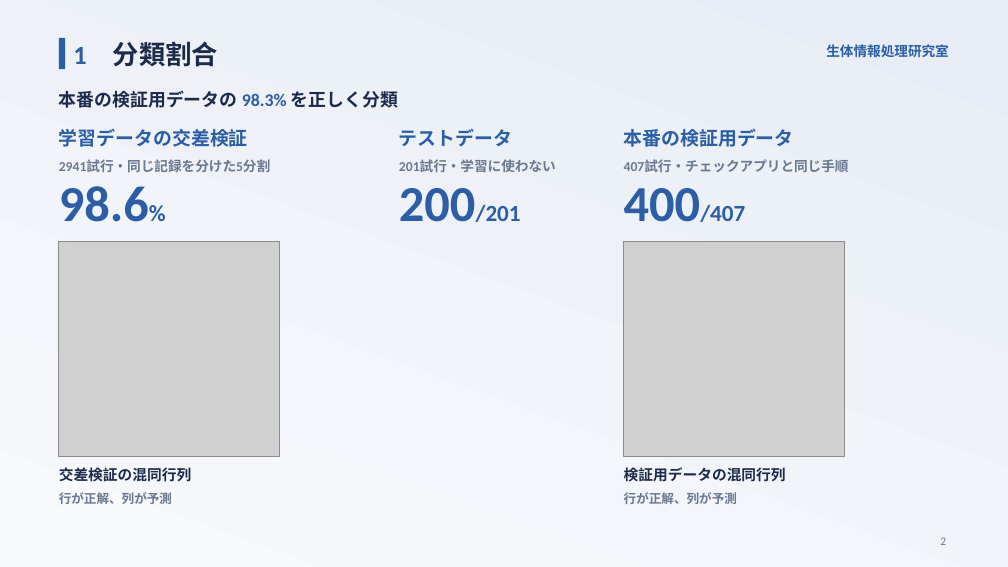
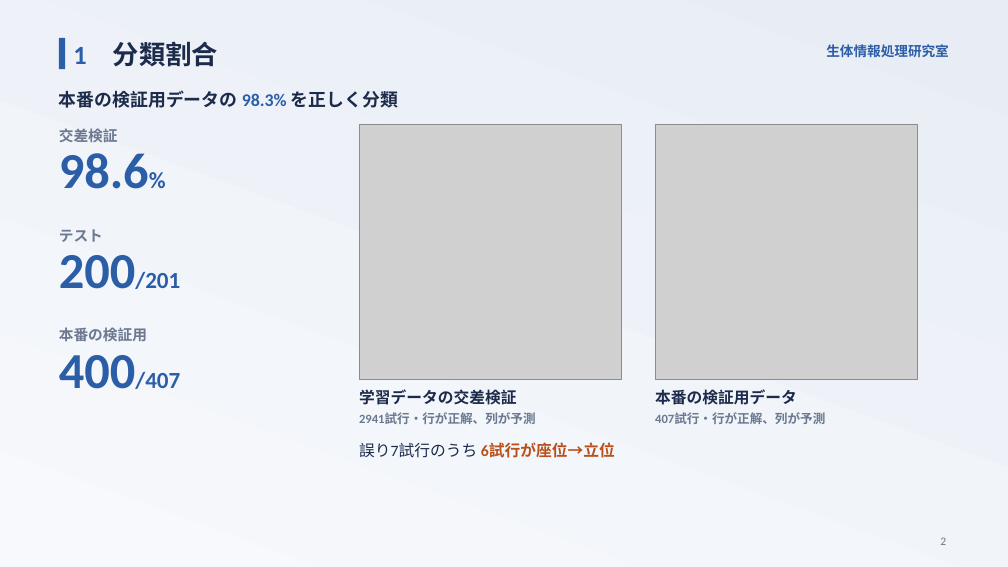
Before and after one commit to takuto-nohara/DataScienceContest, a slide deck: slide 2 of presentation/final_seitailab.pptx. Drawn at 1008x567 pixels with LibreOffice and Linux fonts; fonts in the diff are those of the drawing; grey boxes stand for pictures. Boxes give left, top, right and bottom in pixels: in the first picture for what was removed or moved away, otherwise in the second. Text is boxed around its words. In the diff, an @@ line names an element or a change of style, - is before the commit and + after.

```diff
--- a/presentation/final_seitailab.pptx
+++ b/presentation/final_seitailab.pptx
@@ text at (59,128,118,142): text changed; size 18 to 14 pt; text colour #2B5EA7 to #6A7890 @@
-学習データの交差検証
+交差検証
@@ text "98.6%": place and size @@
-text "98.6%" at (59,186,149,222)
+text "98.6%" at (59,153,149,189)
@@ picture: place and size @@
-picture at (59,242,280,456)
+picture at (359,125,622,380)
@@ picture: place and size @@
-picture at (624,242,845,456)
+picture at (656,125,918,380)
@@ text removed at (59,160,270,172) @@
-2941試行・同じ記録を分けた5分割
@@ text removed at (624,160,849,172) @@
-407試行・チェックアプリと同じ手順
@@ text at (59,229,103,242): text changed; size 18 to 14 pt; text colour #2B5EA7 to #6A7890 @@
-テストデータ
+テスト
@@ text "200/201": place and size @@
-text "200/201" at (399,188,521,222)
+text "200/201" at (59,255,180,289)
@@ text at (59,327,147,341): text changed; text colour #1C2B4A to #6A7890 @@
-交差検証の混同行列
+本番の検証用
@@ text "400/407": place and size @@
-text "400/407" at (624,188,745,222)
+text "400/407" at (59,355,180,389)
@@ text at (359,389,516,405): text changed; size 13 to 15 pt; text colour #6A7890 to #1C2B4A @@
-201試行・学習に使わない
+学習データの交差検証
@@ text "本番の検証用データ": place and size @@
-text "本番の検証用データ" at (624,129,794,147)
+text "本番の検証用データ" at (655,389,797,405)
@@ text "本番の検証用データ" at (655,389,797,405): size 18 to 15 pt, text colour #2B5EA7 to #1C2B4A; line spacing 23.4pt to 19.5pt @@
@@ text at (359,412,536,424): text changed @@
-行が正解、列が予測
+2941試行・行が正解、列が予測
@@ text at (655,412,825,424): text changed @@
-行が正解、列が予測
+407試行・行が正解、列が予測
@@ text added at (359,442,615,458), 15 pt, text #B8501A, bold @@
+誤り7試行のうち 6試行が座位→立位
@@ text removed at (624,467,786,482) @@
-検証用データの混同行列
```
Also in this commit, not shown: 2 other files.
